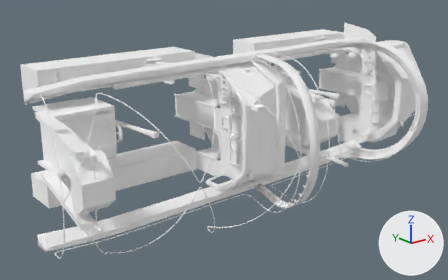
The glTF model public/models/ct156/high/ct156-cockpit.glb, before and after one commit.
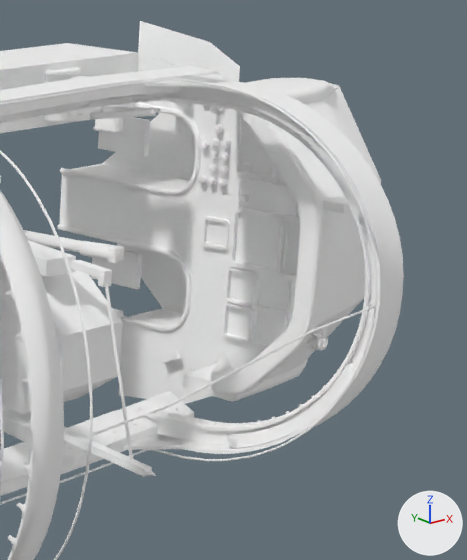
There are two pictures of each version: one whole from a camera (50 mm lens) standing at (-7.05, -9.93, 3.37) and looking at (0.46, -0.54, -0.38), one close up on the part from 67% to 100% of the width and 6% to 69% of the height. The lights are fixed; the arrows at lower right show +X, +Y and +Z. The first two pictures are the older version. Where no turn or scale is listed for an object, it has been applied to the vertices. Vertices at exactly the same position are counted once.

Names of what the first close-up shows: 'body-mesh', 'body-mesh.001', 'body-mesh.002', 'body-mesh.005', 'canopy-rails-mesh.001', 'canopy-rails-mesh.004', 'forward-bow-mesh.001', 'seat-mesh.001', 'seat-mesh.003', 'shade-mesh', 'stick-mesh.001', 'stick-mesh.002' and 7 more.
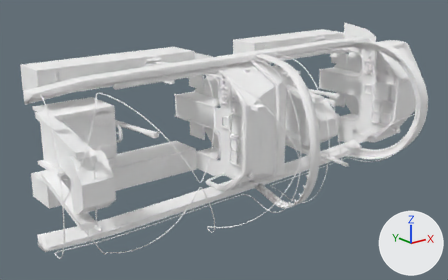
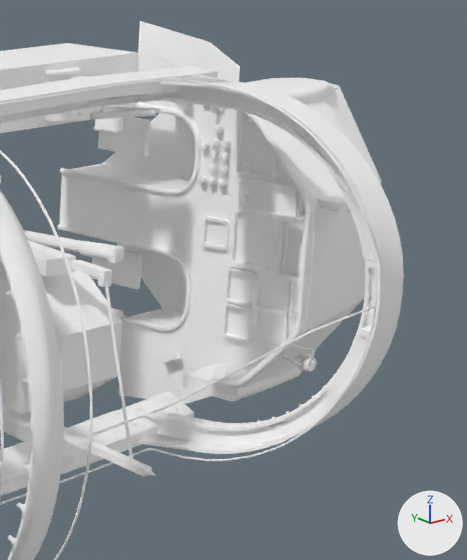
Location of each change, [x1, y1, x2, y2] in pixels of the close-ups (467 x 560 px; the box of a moved part takes in the faces that stretch with it):
'forward-bow-mesh.001', reshaped: before [122, 74, 404, 454]; after [134, 76, 404, 454]
'body-mesh.002', reshaped: before [119, 21, 328, 404]; after [119, 21, 389, 404]
part 1 of me_cockpit_body_009, moved or reshaped: before [227, 105, 368, 448]; after [328, 191, 372, 393]
part 2 of me_cockpit_body_010, moved or reshaped: before [306, 332, 322, 350]; after [295, 354, 310, 371]
part 3 of me_cockpit_body_010, moved or reshaped: before [336, 204, 343, 211]; after [318, 201, 324, 208]
part 4 of me_cockpit_body_010, moved or reshaped: before [306, 336, 312, 344]; after [292, 356, 301, 365]
part 5 of me_cockpit_body_010, added: after [344, 188, 376, 260]
part 6 of me_cockpit_body_010, added: after [278, 354, 295, 361]
part 7 of me_cockpit_body_010, moved or reshaped: before [210, 108, 360, 449]; after [211, 112, 375, 388]
part 8 of me_cockpit_body_011, moved or reshaped: before [313, 326, 328, 351]; after [293, 225, 389, 372]
part 9 of me_cockpit_forward_bow_009, moved or reshaped: before [144, 74, 232, 88]; after [160, 76, 238, 88]
part 10 of me_cockpit_forward_bow_009, moved or reshaped: before [122, 434, 190, 450]; after [138, 434, 190, 450]

Edits to the bpy script that builds the scene:
```text
Change me_cockpit_body_009:
    remove me_cockpit_body_009.from_pydata(...)  # 300 vertices, 584 faces; spans x -2.25..4.26, y -2.37..0.42, z -1.27..1.27
    add me_cockpit_body_009.from_pydata(...)  # 396 vertices, 776 faces; spans x -2.25..4.3, y -2.45..0.42, z -0.92..0.74
    me_cockpit_body_009 part 1: 74 vertices moved from x 4.07..4.26, y -2.37..-1.46, z -0.93..1.27 to x 4.24..4.3, y -2.45..-2.16, z -0.28..0.74; 30 vertices removed from x 4.07..4.26, y -2.37..-1.46, z -1.27..-0.5; 126 vertices added at x 4.24..4.3, y -2.45..-2.16, z -0.74..0.7
Change me_cockpit_body_010:
    remove me_cockpit_body_010.from_pydata(...)  # 12039 vertices, 22752 faces; spans x -2.45..6.3, y -3.18..1.2, z -1.37..1.37
    add me_cockpit_body_010.from_pydata(...)  # 12242 vertices, 23140 faces; spans x -2.45..6.3, y -3.18..1.2, z -1.37..1.37
    me_cockpit_body_010 part 2: the loose piece of 509 vertices spanning x 4.74..4.86, y -1.71..-1.58, z -0.62..-0.49 is moved by (0.0, 0.08, -0.18)
    me_cockpit_body_010 part 3: the loose piece of 8 vertices spanning x 4.72, y -1.82..-1.77, z 0.45..0.49 is moved by (0.0, 0.16, 0.0)
    me_cockpit_body_010 part 4: the loose piece of 98 vertices spanning x 4.76..4.82, y -1.61..-1.57, z -0.59..-0.53 is moved by (0.0, 0.08, -0.18)
    me_cockpit_body_010 part 5: a new loose piece of 100 vertices spanning x 4.24..4.36, y -2.47..-2.15, z 0.26..0.75, in mat_black (white #ffffff)
    me_cockpit_body_010 part 6: a new loose piece of 83 vertices spanning x 4.77..4.85, y -1.49..-1.35, z -0.78..-0.7, in mat_black (white #ffffff)
    me_cockpit_body_010 part 7: 64 vertices moved from x 4.89..4.93, y -1.82..-1.78, z 0.41..0.44 to x 4.89..4.93, y -1.77..-1.73, z 0.41..0.44; 2644 vertices removed from x 4.08..5.12, y -2.37..-0.55, z -1.28..1.28; 2564 vertices added at x 4.34..5.12, y -2.44..-0.6, z -1.08..1.09
    other edits to the shape of me_cockpit_body_010 do not show in these pictures
Change me_cockpit_body_011:
    remove me_cockpit_body_011.from_pydata(...)  # 366 vertices, 710 faces; spans x 0.05..5.1, y -1.84..0.45, z -1.55..1.55
    add me_cockpit_body_011.from_pydata(...)  # 390 vertices, 750 faces; spans x 0.05..5.1, y -2.49..0.45, z -1.55..1.55
    me_cockpit_body_011 part 8: 180 vertices moved from x 4.69..4.84, y -1.72..-1.53, z -0.61..0.5 to x 4.69..4.84, y -1.64..-1.44, z -0.79..0.3; 24 vertices added at x 4.26..4.36, y -2.49..-2.36, z -0.28..0.28
Change me_cockpit_forward_bow_009:
    remove me_cockpit_forward_bow_009.from_pydata(...)  # 680 vertices, 1348 faces; spans x 3.56..4.54, y -2.51..-0.59, z -1.35..1.35
    add me_cockpit_forward_bow_009.from_pydata(...)  # 680 vertices, 1348 faces; spans x 3.75..4.54, y -2.51..-0.6, z -1.35..1.35
    me_cockpit_forward_bow_009 part 9
    add for i in [657, 658, 661, 662]: me_cockpit_forward_bow_009.vertices[i].co += Vector((-0.19, -0.01, 0.01))
    add for i in [*range(664, 668)]: me_cockpit_forward_bow_009.vertices[i].co += Vector((0.01, -0.05, 0.0))
    add for i in [656, 659, 660, 663]: me_cockpit_forward_bow_009.vertices[i].co += Vector((0.19, 0.01, -0.01))
    me_cockpit_forward_bow_009 part 10
    add for i in [669, 670, 673, 674]: me_cockpit_forward_bow_009.vertices[i].co += Vector((-0.19, -0.01, -0.01))
    add for i in [*range(676, 680)]: me_cockpit_forward_bow_009.vertices[i].co += Vector((0.01, -0.05, 0.0))
    add for i in [668, 671, 672, 675]: me_cockpit_forward_bow_009.vertices[i].co += Vector((0.19, 0.01, 0.01))
```
